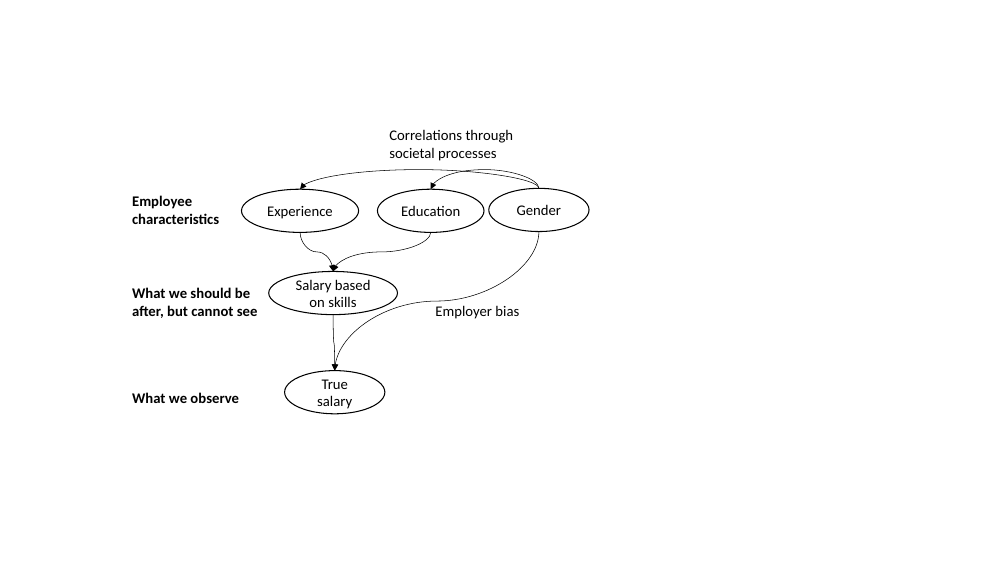
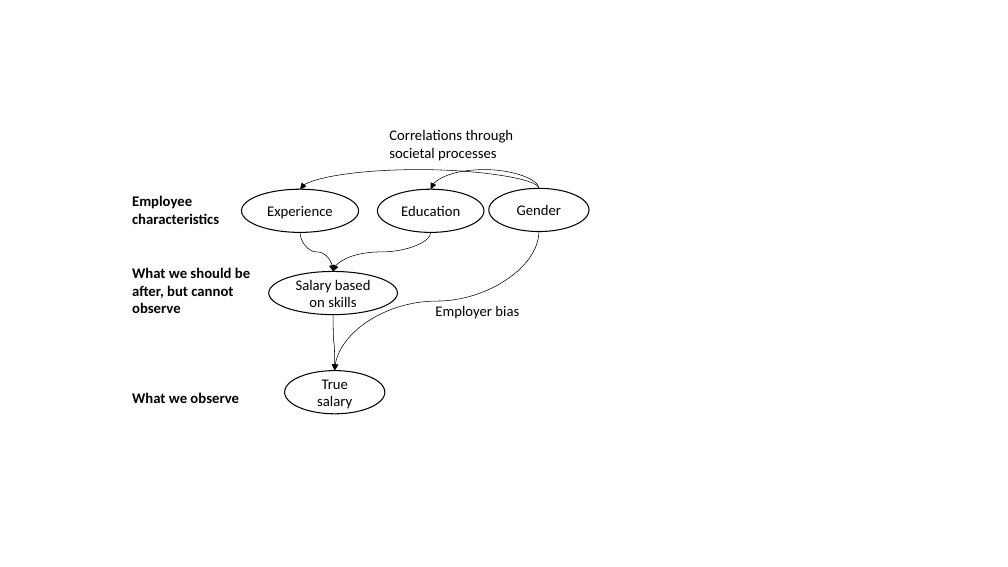
Before and after one commit to SjoerdCor/fairness, a slide deck: slide 3 of blog/figures/FiguresDataGeneratingProcess.pptx. Drawn at 1008x567 pixels with LibreOffice and Linux fonts; fonts in the diff are those of the drawing. Boxes give left, top, right and bottom in pixels: in the first picture for what was removed or moved away, otherwise in the second. Text is boxed around its words. In the diff, an @@ line names an element or a change of style, - is before the commit and + after.

```diff
--- a/blog/figures/FiguresDataGeneratingProcess.pptx
+++ b/blog/figures/FiguresDataGeneratingProcess.pptx
@@ text at box(132, 267, 250, 313): text changed @@
-What we should be after, but cannot see
+What we should be after, but cannot observe
```
Also in this commit, not shown: 1 other slide changed, 1 slide added, 2 other files.
